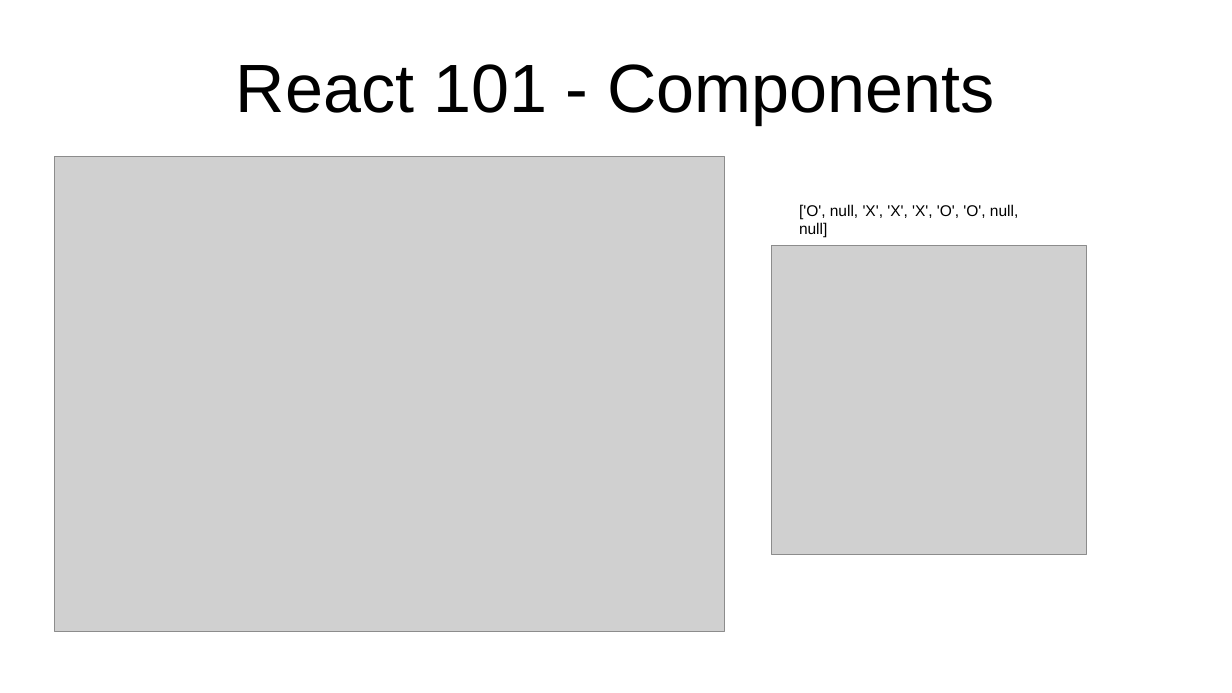
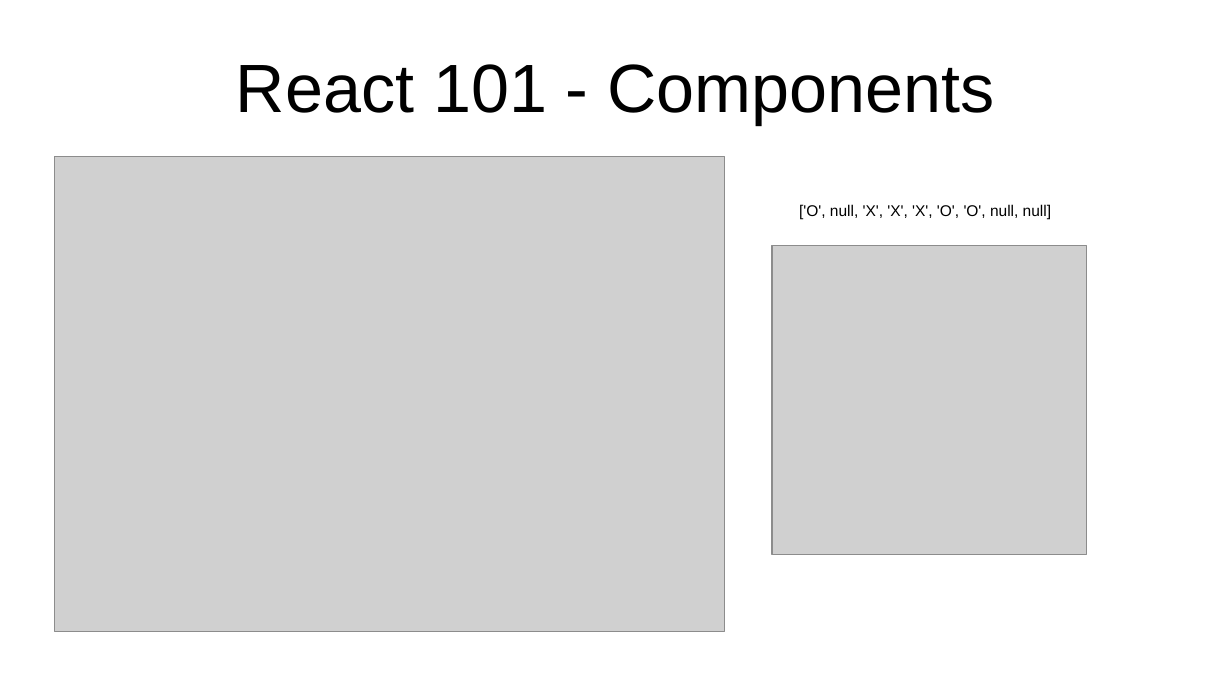
Before and after one commit to marcus-yeagle/react-tutorial, a slide deck: slide 20 of React 101.pptx. Drawn at 1232x693 pixels with LibreOffice and Linux fonts; fonts in the diff are those of the drawing; grey boxes stand for pictures. Boxes give left, top, right and bottom in pixels: in the first picture for what was removed or moved away, otherwise in the second. Text is boxed around its words. In the diff, an @@ line names an element or a change of style, - is before the commit and + after.

```diff
--- a/React 101.pptx
+++ b/React 101.pptx
@@ text "['O', null, 'X', 'X', 'X', ..." rewrapped from [799,204,1018,238] to [799,204,1051,219] @@
```
Also in this commit, not shown: 4 other slides changed, 1 slide removed, 1 other file.
